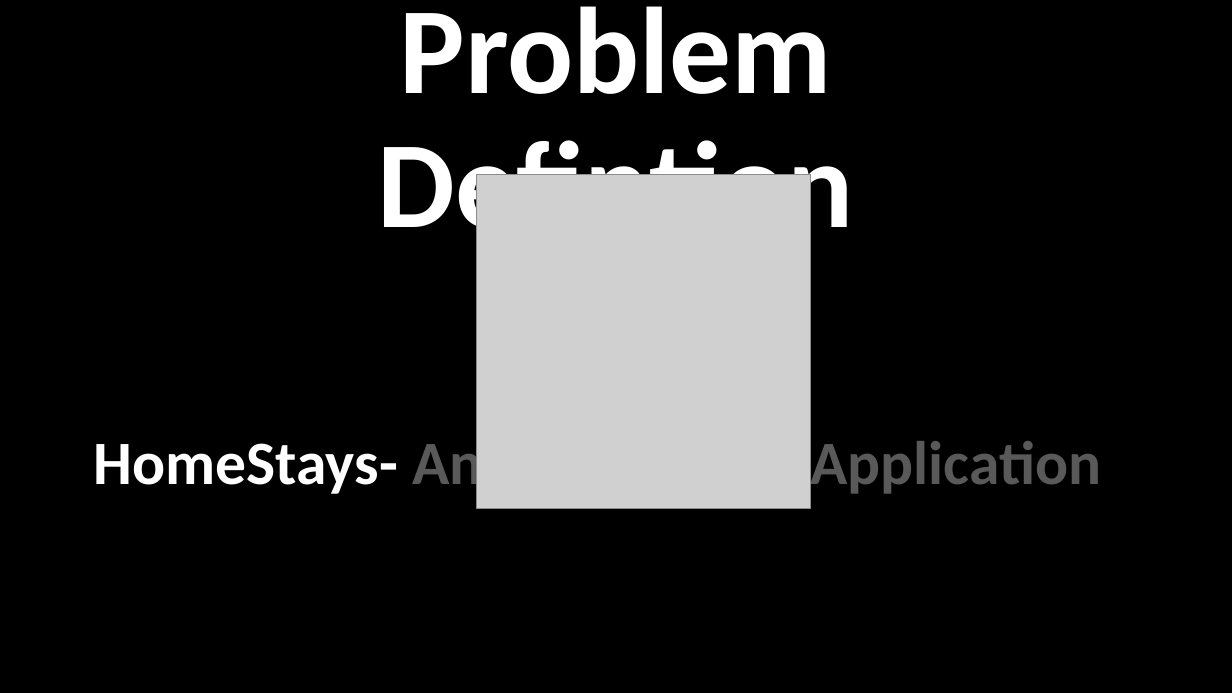
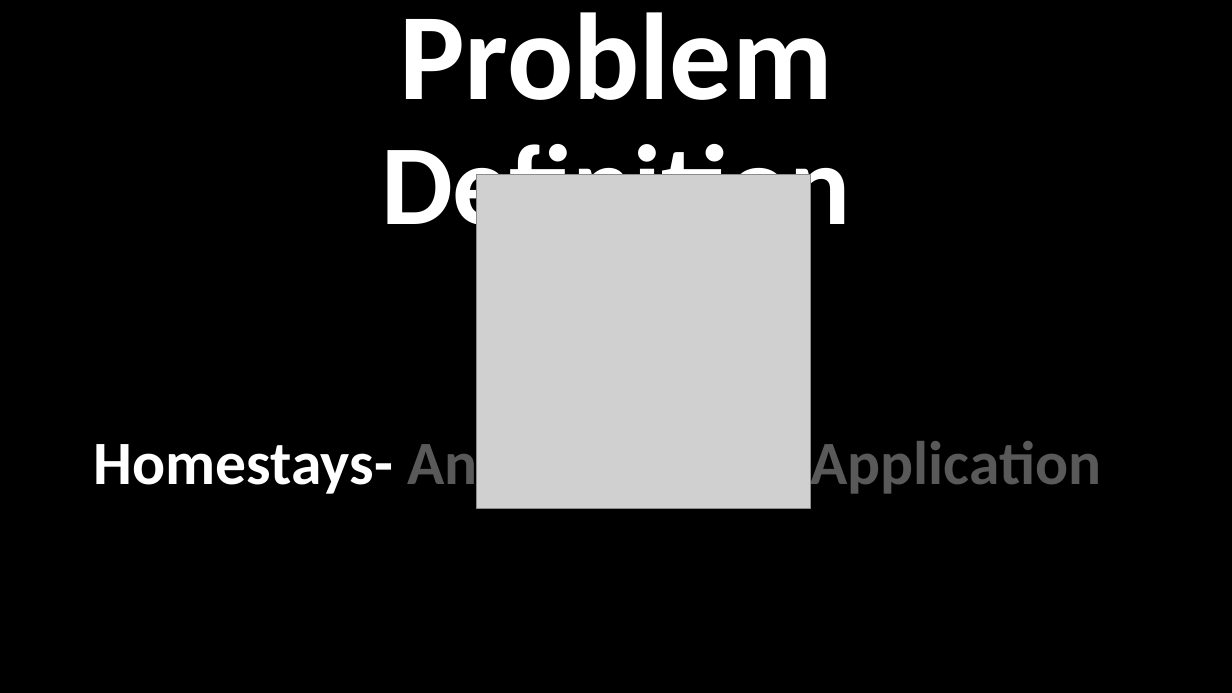
Before and after one commit to pritz10/Dissertation-Mini-Project-2018-, a slide deck: slide 4 of Home Stays.pptx (slide 6 before the commit). Drawn at 1232x693 pixels with LibreOffice and Linux fonts; fonts in the diff are those of the drawing; grey boxes stand for pictures. Boxes give left, top, right and bottom in pixels: in the first picture for what was removed or moved away, otherwise in the second. Text is boxed around its words. In the diff, an @@ line names an element or a change of style, - is before the commit and + after.

```diff
--- a/Home Stays.pptx
+++ b/Home Stays.pptx
@@ text at [381, 12, 850, 251]: text changed; size 96 to 88.8 pt @@
-Problem Defintion
+Problem Definition
@@ text at [94, 432, 1101, 498]: text changed @@
-HomeStays- An Application
+Homestays- An Application
```
Also in this commit, not shown: 7 other slides changed, 9 slides added, 2 slides removed, 4 other files.
